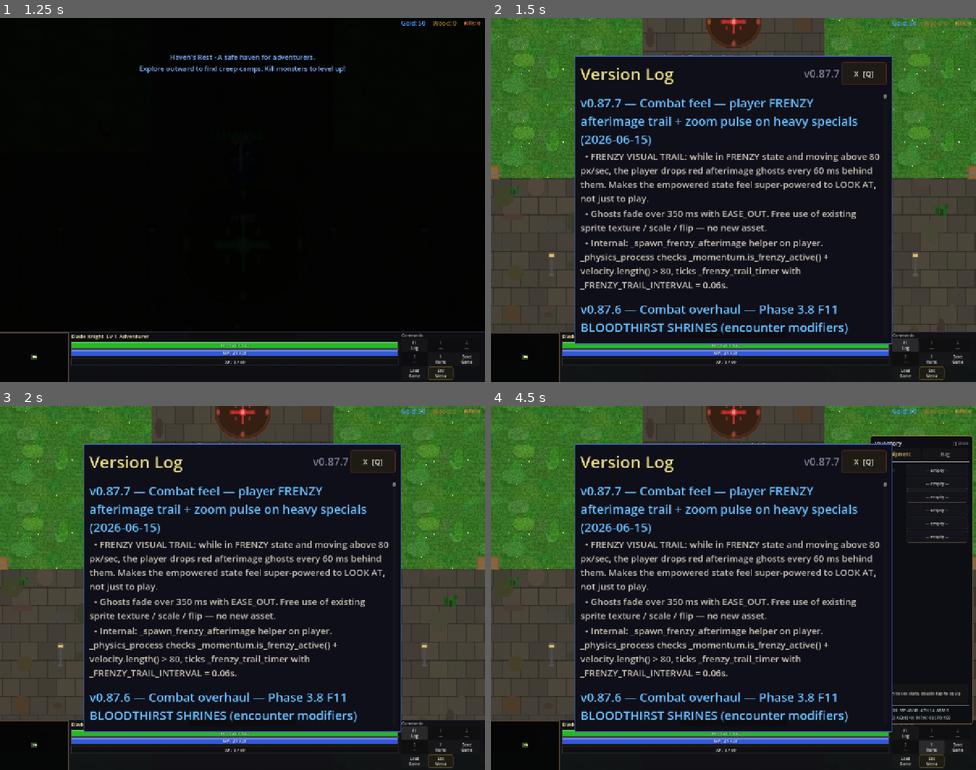
Above: before the commit, frames 1-4 (two rows, left to right).
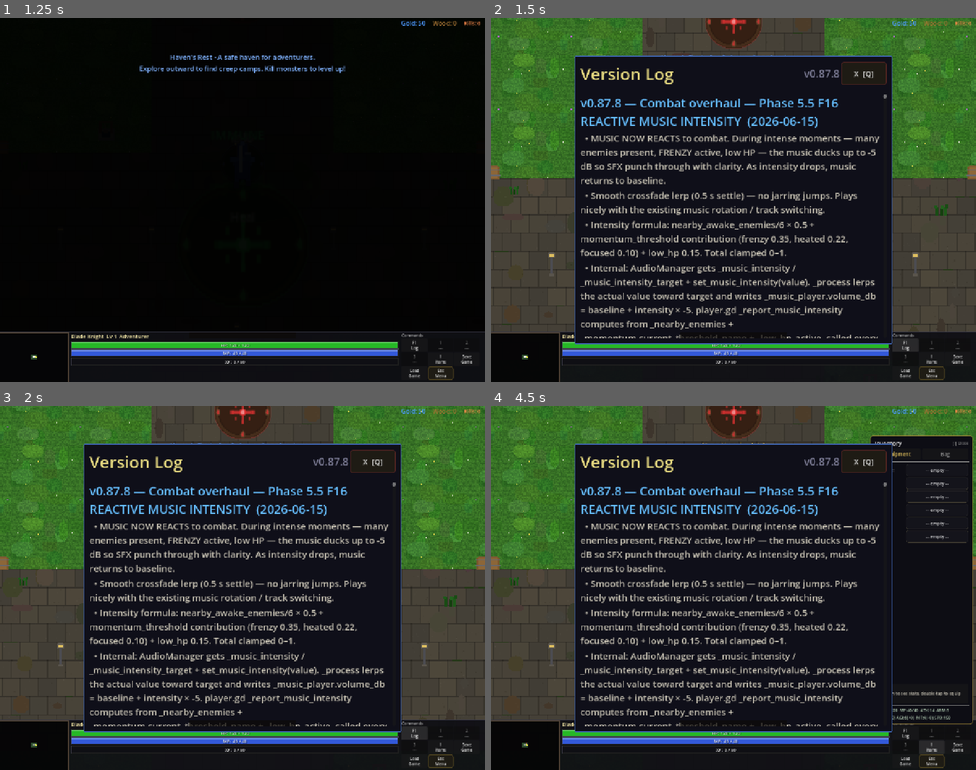
Above: after the commit, the same moments.

Repository: slxny/legends-open-rpg
Game: Godot game, scene res://scenes/main.tscn
The game is run twice, just before and just after one commit, with the same random seed, the same clock (stepped at 60 frames per second) and the same inputs.
Inputs (mouse positions are in pixels of both pictures, inside the frame that each line leads up to):
- Up to frame 1 (1.25 s): tap Enter at 0.5 s; move the mouse to (218, 272) at 0.52 s; hold W (move_up) from 0.53 s (still down); hold Q (ability_1) from 0.53 s (still down); click (218, 272) at 0.67 s
- Up to frame 2 (1.5 s): release W (move_up) at 1.25 s; release Q (ability_1) at 1.25 s; click "F1 Log" at 1.25 s
- Up to frame 3 (2 s): no input
- Up to frame 4 (4.5 s): click "1 ---" at 2 s; click "2 ---" at 2.75 s; click "3 ---" at 3.5 s; click "I Items" at 4.25 s

Frame 1 is identical in both runs. In frame 2, 13% of the frame differs, in the area x 18-81%, y 14-88%; in frame 3, 13%; in frame 4, 13%.

Commit message:
v0.87.8: Combat overhaul — Phase 5.5 F16 REACTIVE MUSIC INTENSITY
Music now ducks during intense combat so SFX punch through.

- AudioManager:
  _music_intensity + _music_intensity_target floats.
  _MUSIC_DUCK_MAX_DB = -5 (max additional ducking at peak).
  _process lerps actual toward target (lerp_speed 2.0 = 0.5s settle).
  _music_player.volume_db = _music_volume_db + intensity * -5.
  Public set_music_intensity(value) clamps and sets target.

- player.gd:
  _report_music_intensity every 0.3s via _MUSIC_INTENSITY_INTERVAL.
  Computes intensity from:
    nearby_awake_enemies / 6 capped × 0.5
    + momentum threshold contribution
      (frenzy 0.35, heated 0.22, focused 0.10)
    + 0.15 if _low_hp_active
  Clamped to 0..1, sent to AudioManager.

Plays nicely with existing music rotation / track switching — only
modulates the master music_player volume, doesn't change tracks.

Headless: smoke all PASS, parse clean.

Co-Authored-By: Claude Opus 4.7 (1M context) <noreply@anthropic.com>

Diff:
--- a/scenes/player/player.gd
+++ b/scenes/player/player.gd
@@ -479,6 +479,12 @@
 		if _frenzy_trail_timer <= 0.0:
 			_frenzy_trail_timer = _FRENZY_TRAIL_INTERVAL
 			_spawn_frenzy_afterimage()
+
+	# Phase 5.5 — reactive music intensity tick (every 0.3s).
+	_music_intensity_tick -= delta
+	if _music_intensity_tick <= 0.0:
+		_music_intensity_tick = _MUSIC_INTENSITY_INTERVAL
+		_report_music_intensity()
 
 	# Heal beacon immunity visual feedback — detect transitions
 	if is_on_heal_beacon and not _was_on_heal_beacon:
@@ -4221,6 +4227,9 @@
 # state, dropping red ghosts behind them creates a "super-powered" look.
 var _frenzy_trail_timer: float = 0.0
 const _FRENZY_TRAIL_INTERVAL: float = 0.06
+# Phase 5.5 — reactive music intensity tick.
+var _music_intensity_tick: float = 0.0
+const _MUSIC_INTENSITY_INTERVAL: float = 0.3
 func _pulse_camera_zoom(scale_factor: float) -> void:
 	if camera == null or not is_instance_valid(camera):
 		return
@@ -4295,6 +4304,36 @@
 	# Audio cue.
 	if AudioManager != null and AudioManager.has_method("play_sfx"):
 		AudioManager.play_sfx("charge_release", 0.0)
+
+
+# Phase 5.5 — compute combat intensity 0..1 and report to AudioManager.
+# Sources: nearby awake enemies, player momentum threshold, low-HP state.
+func _report_music_intensity() -> void:
+	if AudioManager == null or not AudioManager.has_method("set_music_intensity"):
+		return
+	var intensity: float = 0.0
+	# Awake nearby enemies contribute up to 0.5.
+	var count: int = 0
+	for e in _nearby_enemies:
+		if not is_instance_valid(e) or e.get("_is_dead") or e.get("_is_sleeping"):
+			continue
+		count += 1
+		if count >= 6:
+			break
+	intensity += clamp(float(count) / 6.0, 0.0, 1.0) * 0.5
+	# Momentum threshold contributes up to 0.35.
+	if _momentum != null and _momentum.has_method("current_threshold_name"):
+		var thr: StringName = _momentum.current_threshold_name()
+		if thr == &"frenzy":
+			intensity += 0.35
+		elif thr == &"heated":
+			intensity += 0.22
+		elif thr == &"focused":
+			intensity += 0.10
+	# Low-HP adds 0.15.
+	if _low_hp_active:
+		intensity += 0.15
+	AudioManager.set_music_intensity(clamp(intensity, 0.0, 1.0))
 
 
 func _spawn_frenzy_afterimage() -> void:
--- a/scenes/ui/changelog_dialog.gd
+++ b/scenes/ui/changelog_dialog.gd
@@ -9,9 +9,20 @@
 var _is_visible: bool = false
 var _is_mobile: bool = false
 
-const GAME_VERSION := "v0.87.7"
+const GAME_VERSION := "v0.87.8"
 
 const CHANGELOG: Array[Dictionary] = [
+	{
+		"version": "v0.87.8",
+		"title": "Combat overhaul — Phase 5.5 F16 REACTIVE MUSIC INTENSITY",
+		"date": "2026-06-15",
+		"entries": [
+			"MUSIC NOW REACTS to combat. During intense moments — many enemies present, FRENZY active, low HP — the music ducks up to -5 dB so SFX punch through with clarity. As intensity drops, music returns to baseline.",
+			"Smooth crossfade lerp (0.5 s settle) — no jarring jumps. Plays nicely with the existing music rotation / track switching.",
+			"Intensity formula: nearby_awake_enemies/6 × 0.5 + momentum_threshold contribution (frenzy 0.35, heated 0.22, focused 0.10) + low_hp 0.15. Total clamped 0–1.",
+			"Internal: AudioManager gets _music_intensity / _music_intensity_target + set_music_intensity(value). _process lerps the actual value toward target and writes _music_player.volume_db = baseline + intensity × -5. player.gd _report_music_intensity computes from _nearby_enemies + _momentum.current_threshold_name + _low_hp_active, called every 0.3 s.",
+		]
+	},
 	{
 		"version": "v0.87.7",
 		"title": "Combat feel — player FRENZY afterimage trail + zoom pulse on heavy specials",
--- a/scripts/autoloads/audio_manager.gd
+++ b/scripts/autoloads/audio_manager.gd
@@ -13,6 +13,13 @@
 var _music_volume_db: float = -10.0
 var _sfx_volume_db: float = 0.0
 
+# Phase 5.5 — reactive music intensity. Player calls
+# set_music_intensity(0..1) periodically; music volume ducks slightly
+# during high intensity so SFX punch through.
+var _music_intensity: float = 0.0
+var _music_intensity_target: float = 0.0
+const _MUSIC_DUCK_MAX_DB: float = -5.0  # max additional duck during peak intensity
+
 # Music rotation system
 var _rotation_tracks: Array[String] = []
 var _rotation_index: int = 0
@@ -26,6 +33,21 @@
 func _ready() -> void:
 	_create_players()
 	_pregenerate_async()
+
+
+func _process(delta: float) -> void:
+	# Smooth music intensity toward target and apply ducking to music
+	# player volume so it stays slightly quieter while combat is intense.
+	if not is_equal_approx(_music_intensity, _music_intensity_target):
+		var lerp_speed: float = 2.0  # 0.5s to settle
+		_music_intensity = lerp(_music_intensity, _music_intensity_target, clampf(lerp_speed * delta, 0.0, 1.0))
+		if _music_player != null:
+			_music_player.volume_db = _music_volume_db + _music_intensity * _MUSIC_DUCK_MAX_DB
+
+
+# Phase 5.5 — called by player ~3 Hz with combat intensity 0..1.
+func set_music_intensity(value: float) -> void:
+	_music_intensity_target = clamp(value, 0.0, 1.0)
 
 # ============================================================
 # PUBLIC API
